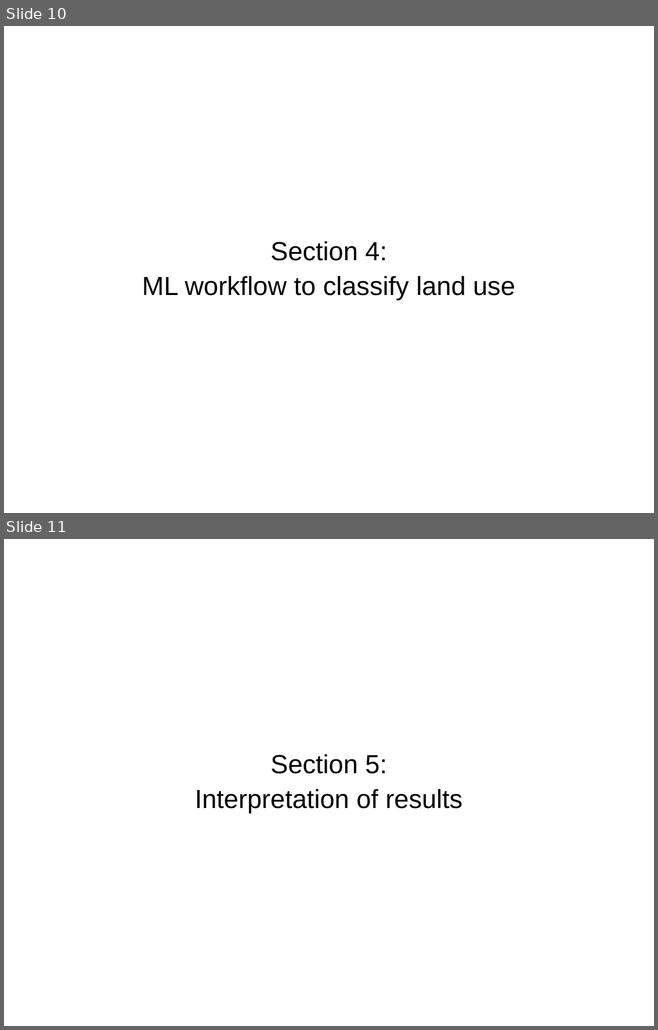
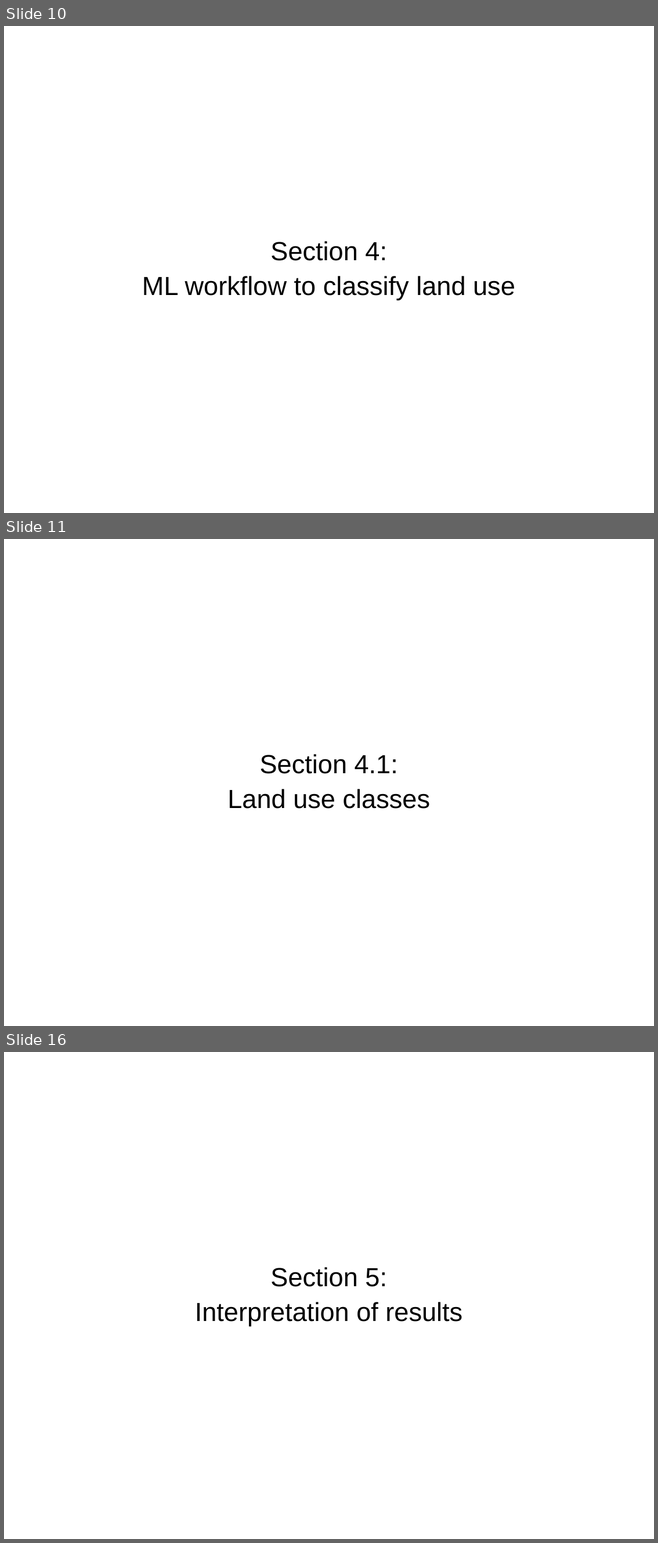
Before and after one commit to stepan-o/thesis, a slide deck: presentations/final_presentation.pptx. Shown one above the other, each under a label of ours: slides 10 and 11 before the commit, slides 10, 11 and 16 after it; the slides between them are not shown. The pictures are 658x1030 and 658x1543 pixels, drawn with LibreOffice and Linux fonts; fonts in the diff are those of the drawing. Boxes give left, top, right and bottom in pixels: in the first picture for what was removed or moved away, otherwise in the second. Text is boxed around its words. In the diff, an @@ line names an element or a change of style, - is before the commit and + after.

```diff
--- a/presentations/final_presentation.pptx
+++ b/presentations/final_presentation.pptx
@@ slide 11 added at bbox=[4, 539, 654, 1026], background #FFFFFF @@
@@ subtitle added at bbox=[227, 754, 430, 809], 32 pt, text #000000 @@
+Section 4.1:
+Land use classes
@@ what was slide 11 is now slide 16 @@
```
Also in this commit, not shown: 4 other slides added.
